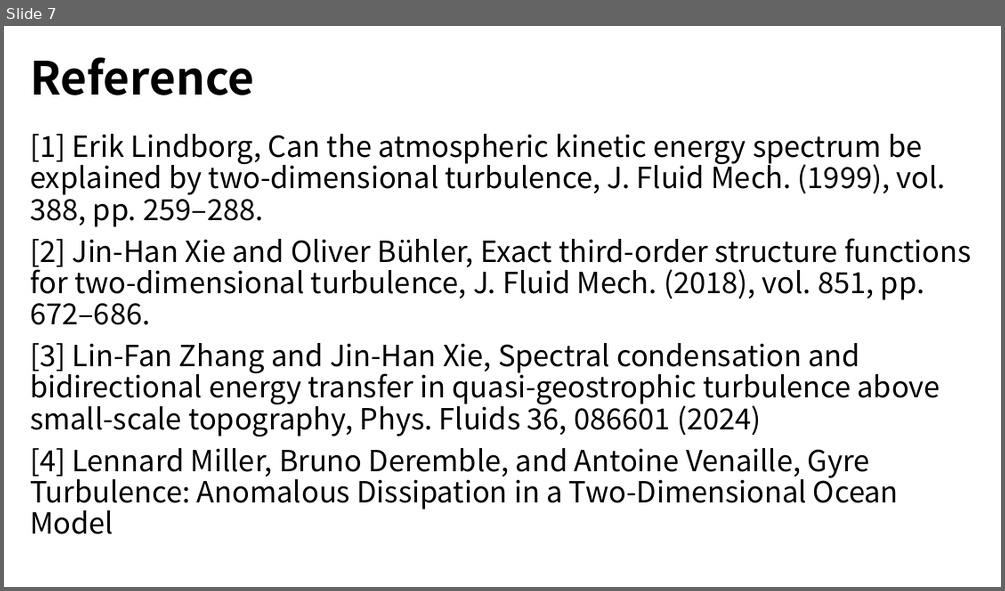
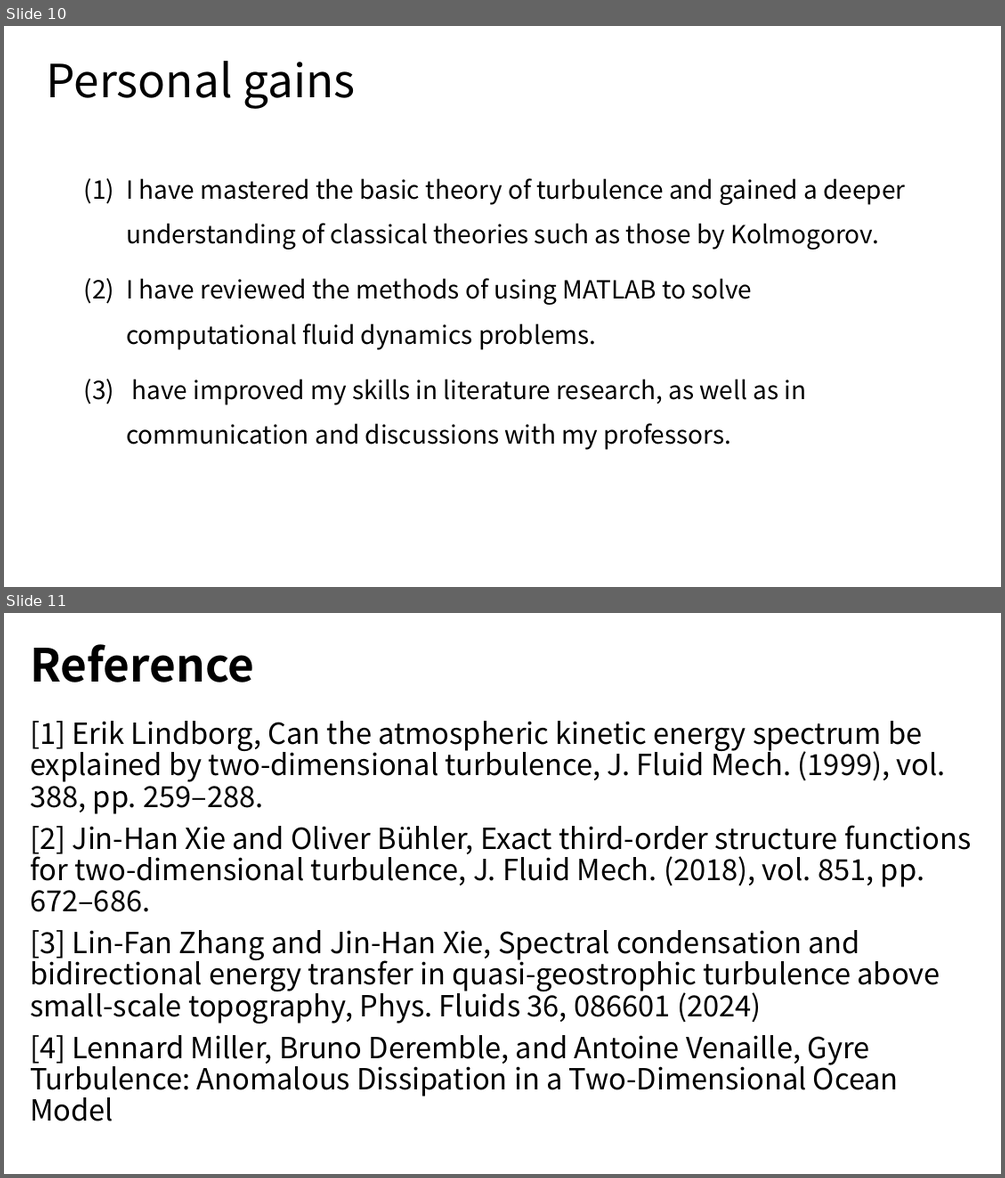
Before and after one commit to yangziang03/yangziang03.github.io, a slide deck: mypaper/thesis/Research1.pptx. Shown one above the other, each under a label of ours: slide 7 before the commit, slides 10 and 11 after it. The pictures are 1005x591 and 1005x1178 pixels, drawn with LibreOffice and Linux fonts; fonts in the diff are those of the drawing. Boxes give left, top, right and bottom in pixels: in the first picture for what was removed or moved away, otherwise in the second. Text is boxed around its words. In the diff, an @@ line names an element or a change of style, - is before the commit and + after.

```diff
--- a/mypaper/thesis/Research1.pptx
+++ b/mypaper/thesis/Research1.pptx
@@ slide 10 added at [4,26,1001,587], background #FFFFFF @@
@@ title added at [47,61,355,109], 44 pt, text #000000 @@
+Personal gains
@@ text added at [126,178,906,450], 24 pt, text #000000 @@
+(1) I have mastered the basic theory of turbulence and gained a deeper understanding of classical theories such as those by Kolmogorov.
+(2) I have reviewed the methods of using MATLAB to solve computational fluid dynamics problems.
+(3) have improved my skills in literature research, as well as in communication and discussions with my professors.
@@ what was slide 7 is now slide 11 @@
```
Also in this commit, not shown: 1 slide changed, 8 other slides added, 5 slides removed, 1 other file.
